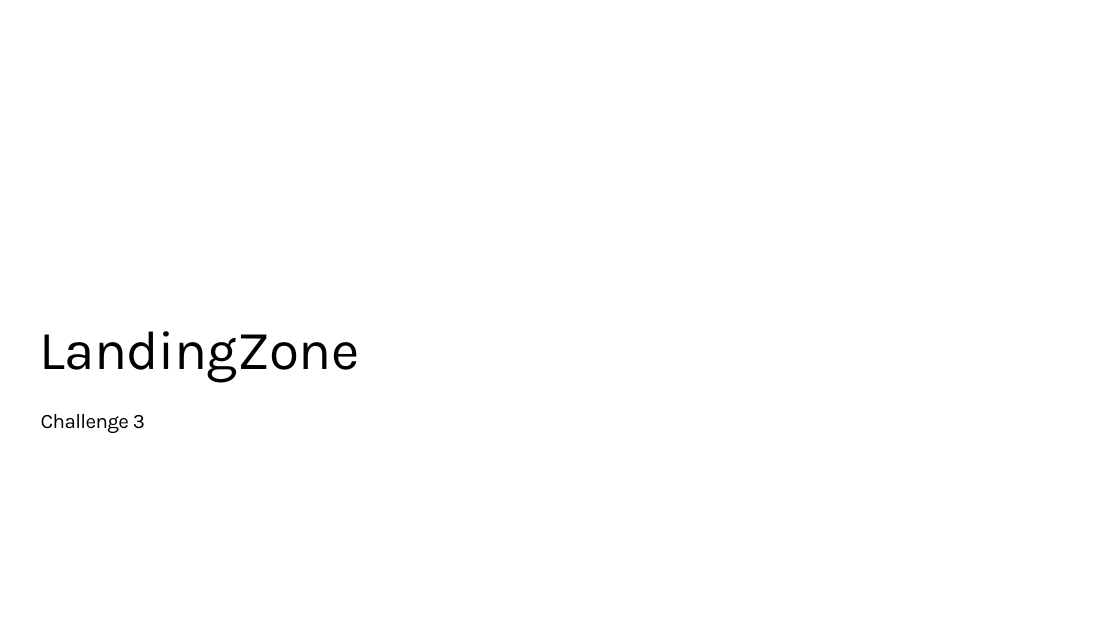
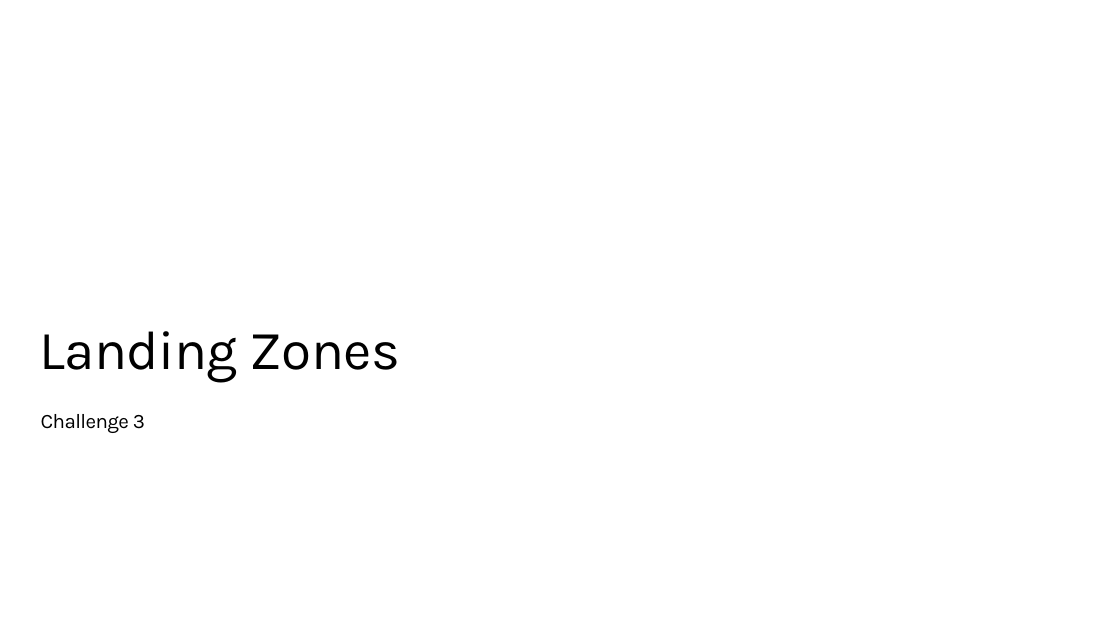
Before and after one commit to jonathan-vella/CAF-Expert-Learning-Path, a slide deck: slide 23 of 03-CAF Migrate - LoB Migration/sources/WalkingDeck-CAF-Migrate.pptx. Drawn at 1120x630 pixels with LibreOffice and Linux fonts; fonts in the diff are those of the drawing; background and template pictures are left out. Boxes give left, top, right and bottom in pixels: in the first picture for what was removed or moved away, otherwise in the second. Text is boxed around its words. In the diff, an @@ line names an element or a change of style, - is before the commit and + after.

```diff
--- a/03-CAF Migrate - LoB Migration/sources/WalkingDeck-CAF-Migrate.pptx
+++ b/03-CAF Migrate - LoB Migration/sources/WalkingDeck-CAF-Migrate.pptx
@@ title at (39,331,400,382): text changed @@
-LandingZone
+Landing Zones
```
Also in this commit, not shown: 5 other slides changed, 2 other files.
